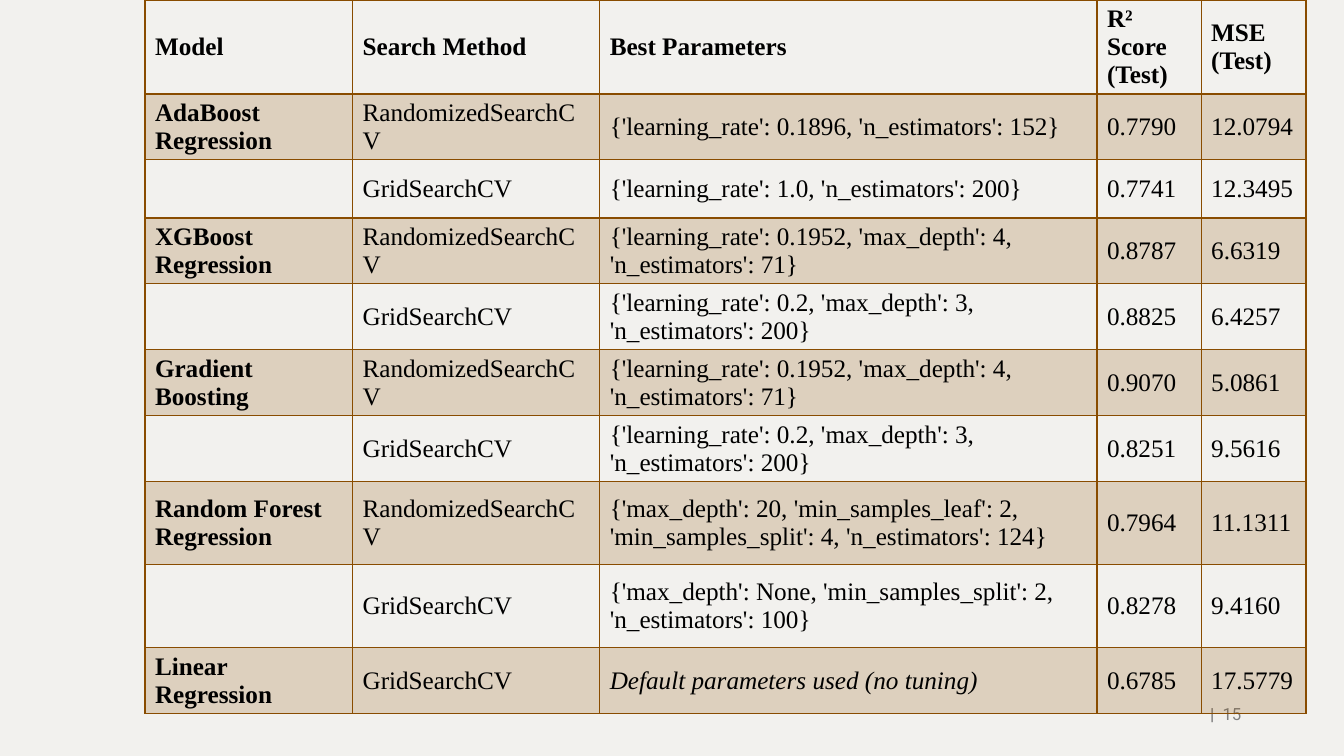
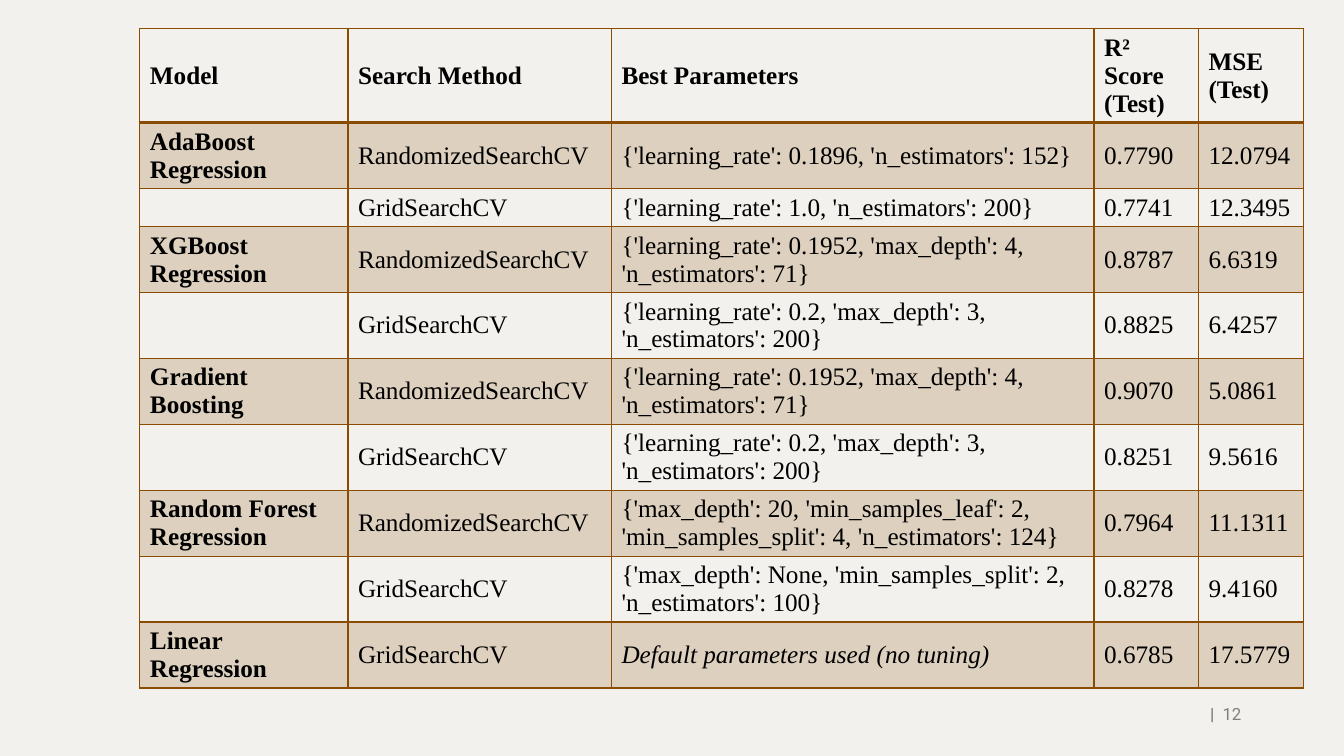
Before and after one commit to Rampal06/CSE-623-ML-Project, a slide deck: slide 12 of ML Project final updated.pptx (slide 15 before the commit). Drawn at 1344x756 pixels with LibreOffice and Linux fonts; fonts in the diff are those of the drawing; background and template pictures are left out. Boxes give left, top, right and bottom in pixels: in the first picture for what was removed or moved away, otherwise in the second. Text is boxed around its words. In the diff, an @@ line names an element or a change of style, - is before the commit and + after.

```diff
--- a/ML Project final updated.pptx
+++ b/ML Project final updated.pptx
@@ table: place and size @@
-table at [145, 0, 1306, 749]
+table at [140, 29, 1304, 735]
@@ page number at [1223, 708, 1242, 720]: text changed @@
-| 15
+| 12
```
Also in this commit, not shown: 6 other slides changed, 10 slides added, 10 slides removed.
